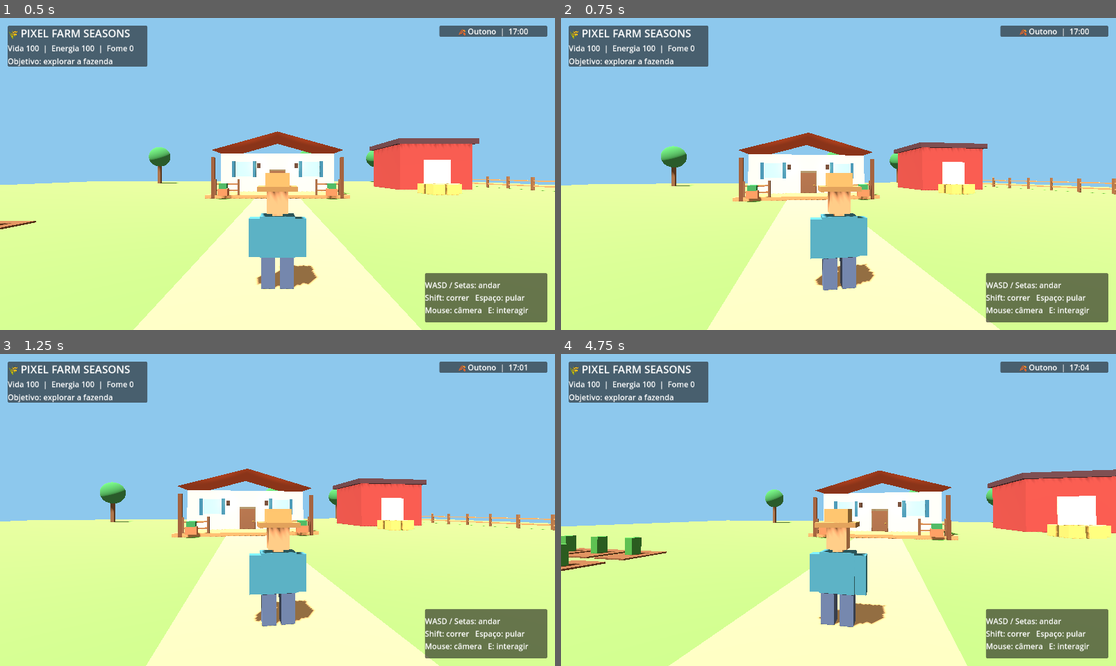
Above: before the commit, frames 1-4 (two rows, left to right).
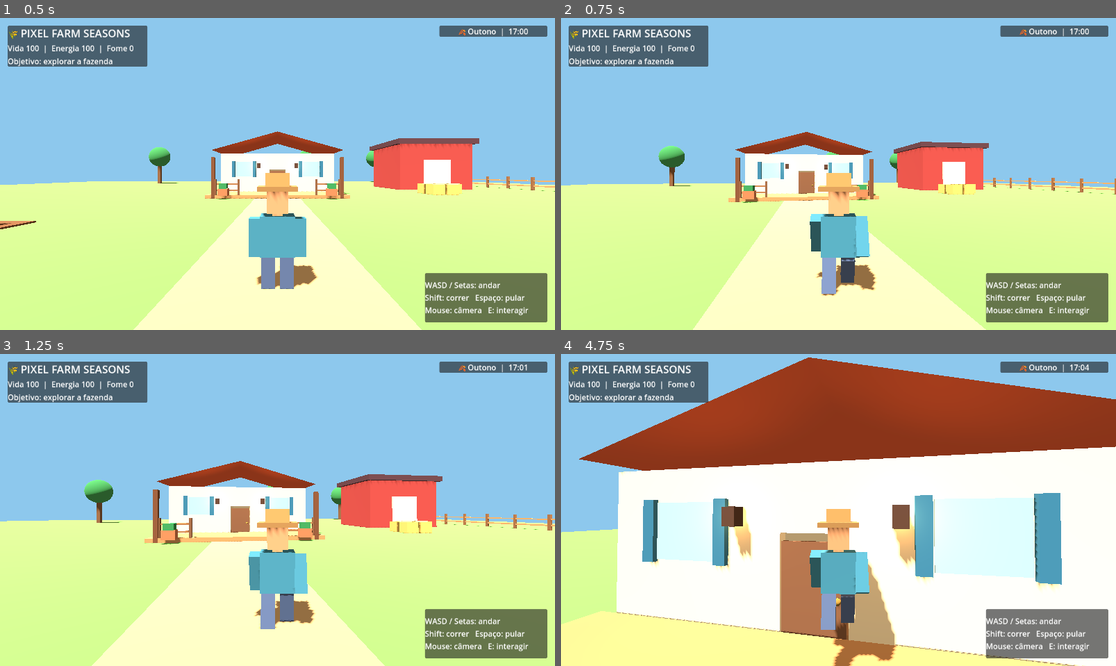
Above: after the commit, the same moments.

Repository: juniordev830/pixel-farm-seasons
Game: Godot game, scene res://main.tscn
Same seed, same stepped clock (60 frames per second), same inputs: the game is played once before the commit and once after it.
Inputs (mouse positions are in pixels of both pictures, inside the frame that each line leads up to):
- Up to frame 1 (0.5 s): no input
- Up to frame 2 (0.75 s): tap Enter (ui_accept) at 0.5 s; move the mouse to (866, 174) at 0.52 s; hold Up (ui_up) from 0.53 s (still down); hold Shift from 0.53 s (still down)
- Up to frame 3 (1.25 s): keep holding Up (ui_up); keep holding Shift; tap Enter (ui_accept) at 0.77 s
- Up to frame 4 (4.75 s): keep holding Up (ui_up); move the mouse to (810, 510) at 1.27 s; release Shift at 1.28 s; tap E at 1.35, 3.6 s; tap Enter (ui_accept) at 1.52, 3.02, 3.77, 4.52 s; move the mouse to (849, 503) at 2.02 s; hold Space 2.03-2.78 s; move the mouse to (832, 516) at 2.77 s; tap Shift at 2.85 s; move the mouse to (877, 513) at 3.52 s; move the mouse to (794, 506) at 4.27 s; tap Space at 4.35 s

Frame 1 is identical in both runs. In frame 2, 3.9% of the frame differs, in the area x 1-100%, y 36-100%; in frame 3, 12%; in frame 4, 79%, in the area x 0-100%, y 1-100%.
Error before the commit: Trying to assign value of type 'Node3D' to a variable of type 'MeshInstance3D'. (res://third_person_controller.gd:13)
Error after the commit: Invalid access to property or key 'environment' on a base object of type 'null instance'. (res://day_night_controller.gd:46)

Commit message:
feat: connect farmer walk cycle to character movement speed

Diff:
--- a/godot/third_person_controller.gd
+++ b/godot/third_person_controller.gd
@@ -10,7 +10,7 @@
 @onready var camera_pivot: Node3D = $CameraPivot
 @onready var spring_arm: SpringArm3D = $CameraPivot/SpringArm3D
 @onready var interaction_ray: RayCast3D = $CameraPivot/SpringArm3D/Camera3D/InteractionRay
-@onready var body_visual: MeshInstance3D = $Body
+@onready var body_visual: Node3D = $Body
 
 func _ready() -> void:
     Input.mouse_mode = Input.MOUSE_MODE_CAPTURED
@@ -48,3 +48,5 @@
         var target_yaw := atan2(-direction.x, -direction.z) - rotation.y
         body_visual.rotation.y = lerp_angle(body_visual.rotation.y, target_yaw, minf(delta * turn_speed, 1.0))
     move_and_slide()
+    if body_visual.has_method("set_movement"):
+        body_visual.set_movement(Vector2(velocity.x, velocity.z).length(), delta)
